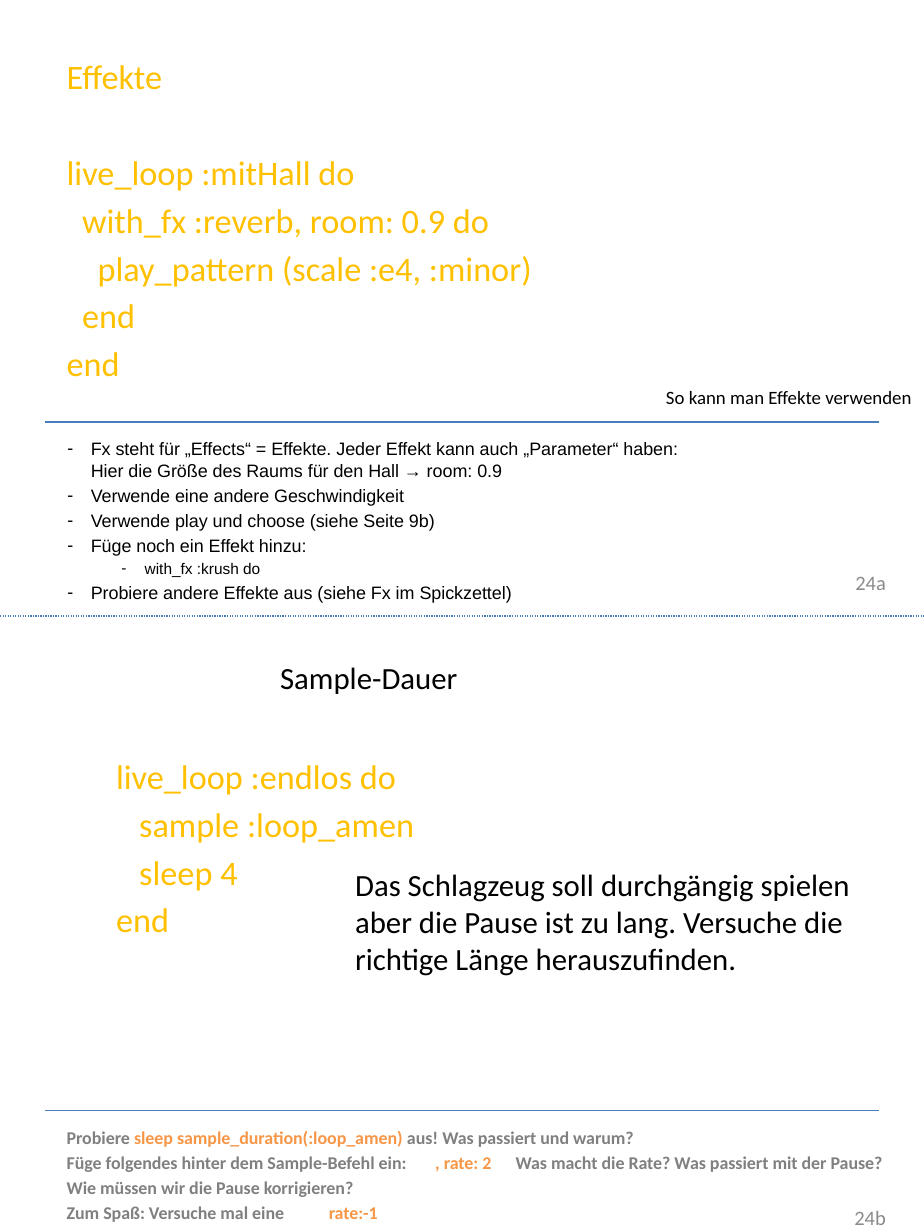
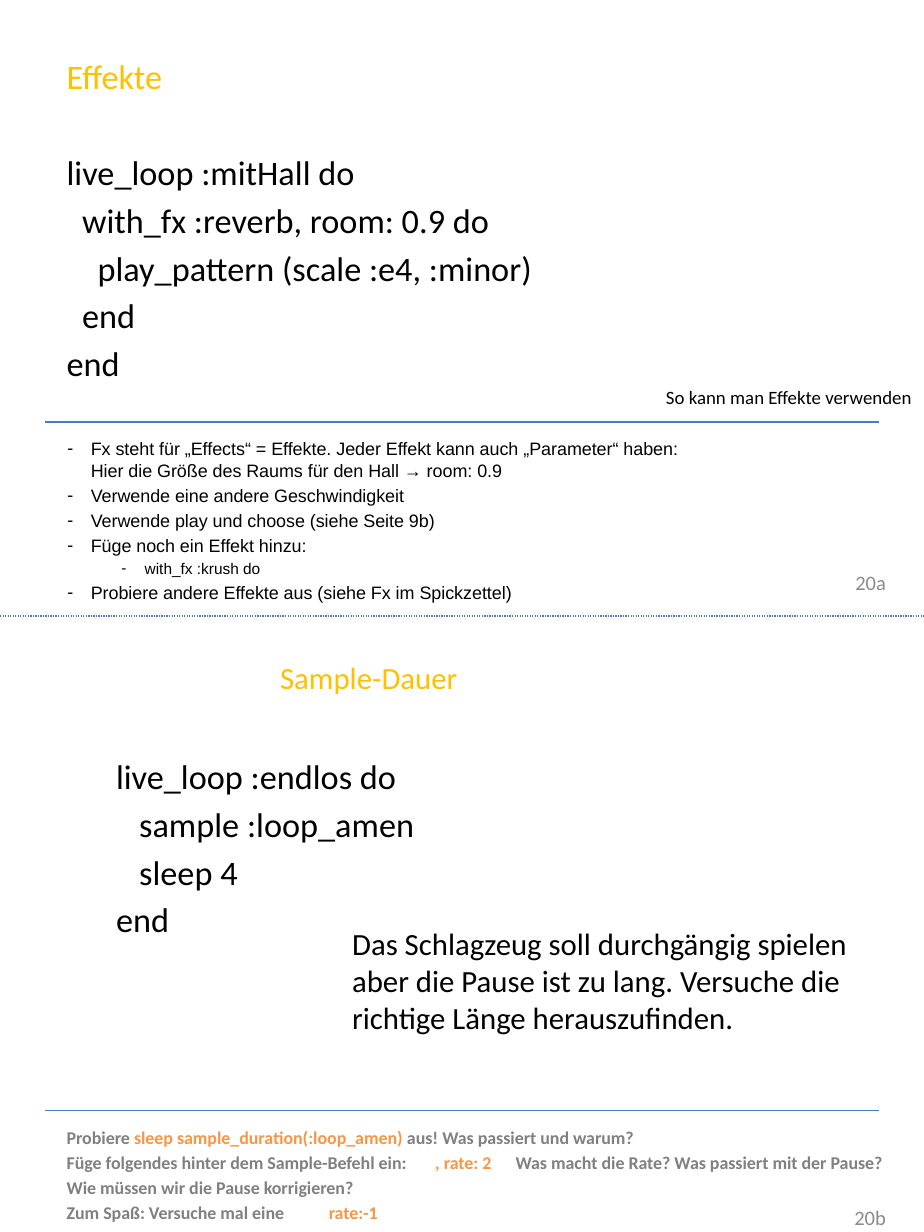
Before and after one commit to Devoxx4KidsDE/SonicPI, a slide deck: slide 20 of presentation/de/Sonic PI Workshop_de.pptx (slide 24 before the commit). Drawn at 924x1232 pixels with LibreOffice and Linux fonts; fonts in the diff are those of the drawing; background and template pictures are left out. Boxes give left, top, right and bottom in pixels: in the first picture for what was removed or moved away, otherwise in the second. Text is boxed around its words. In the diff, an @@ line names an element or a change of style, - is before the commit and + after.

Commit message:
final loop version

```diff
--- a/presentation/de/Sonic PI Workshop_de.pptx
+++ b/presentation/de/Sonic PI Workshop_de.pptx
@@ text at bbox=[67, 161, 532, 377]: text colour #FFC000 to #000000 @@
@@ page number at bbox=[855, 577, 886, 590]: text changed @@
-24a
+20a
@@ text "Sample-Dauer" at bbox=[280, 667, 457, 694]: text colour #000000 to #FFC000 @@
@@ text "live_loop :endlos do" at bbox=[116, 765, 414, 933]: text colour #FFC000 to #000000 @@
@@ text "Das Schlagzeug soll durchgängig spielen ...": place and size @@
-text "Das Schlagzeug soll durchgängig spielen ..." at bbox=[355, 874, 850, 976]
+text "Das Schlagzeug soll durchgängig spielen ..." at bbox=[352, 933, 847, 1035]
@@ page number at bbox=[854, 1211, 886, 1225]: text changed @@
-24b
+20b
```
Also in this commit, not shown: 6 other slides changed, 2 other files.
